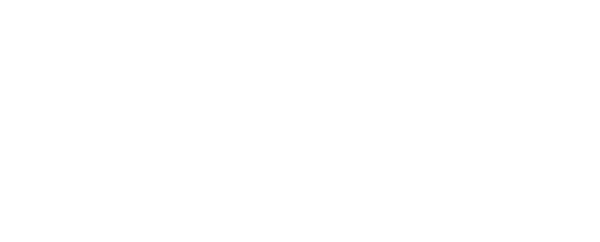
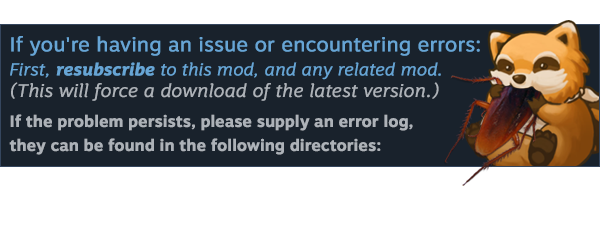
Layers edited between the first and the second 600×242 image:
added group "bughunt" with 8 layers above "don't be a dick" over [0, 20, 600, 186]
added group "Group 2" (2nd of 2, in "bughunt") with 2 layers in group "bughunt" over [444, 20, 599, 186]
added layer "Layer 24" in group "Group 2" over [444, 74, 542, 186]
added layer "Layer 23" in group "Group 2" over [460, 20, 599, 166]
added layer "If you're having an issue or encountering errors: First, resubs" in group "bughunt" over [9, 36, 480, 155]
added layer "Layer 20" in group "bughunt" over [0, 24, 600, 167]
